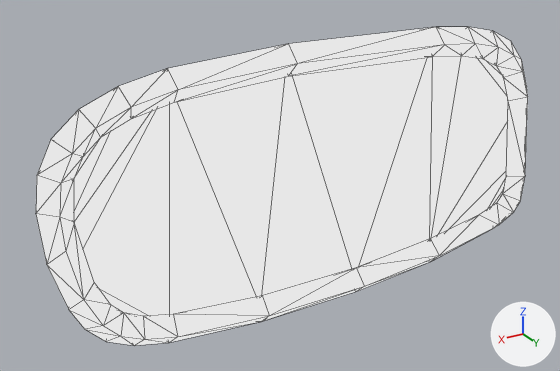
The Blender file Resources/letter_wordballoon.005.blend, before and after one commit.
Before and after are seen from a 50 mm lens placed at (0.379, 0.558, 0.284), pointed at (0.03, -0.025, -0.007). Lighting does not change. The marker at lower right points along +X, +Y and +Z. Mesh edges are drawn as thin lines.

In view in the first picture: 'Wordballoon'.
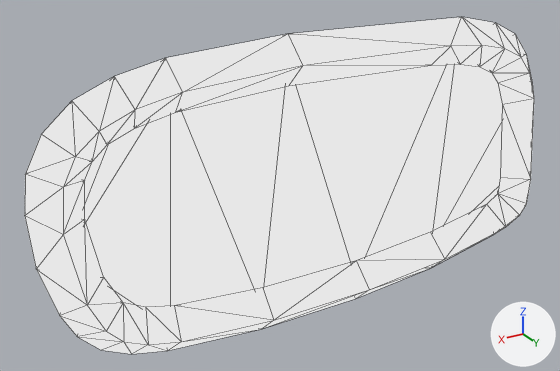
Changed parts and their boxes [x1, y1, x2, y2] in the pictures (560 x 371 px):
'Wordballoon', modifiers changed: before [36, 27, 528, 345]; after [25, 17, 534, 354]

The change in detail:
Object 'Wordballoon' (ob_wordballoon) has a SOLIDIFY modifier named 'Solidify'.
On modifier 'Solidify' of object 'Wordballoon' (ob_wordballoon), thickness goes from -0.004 to -0.01.
